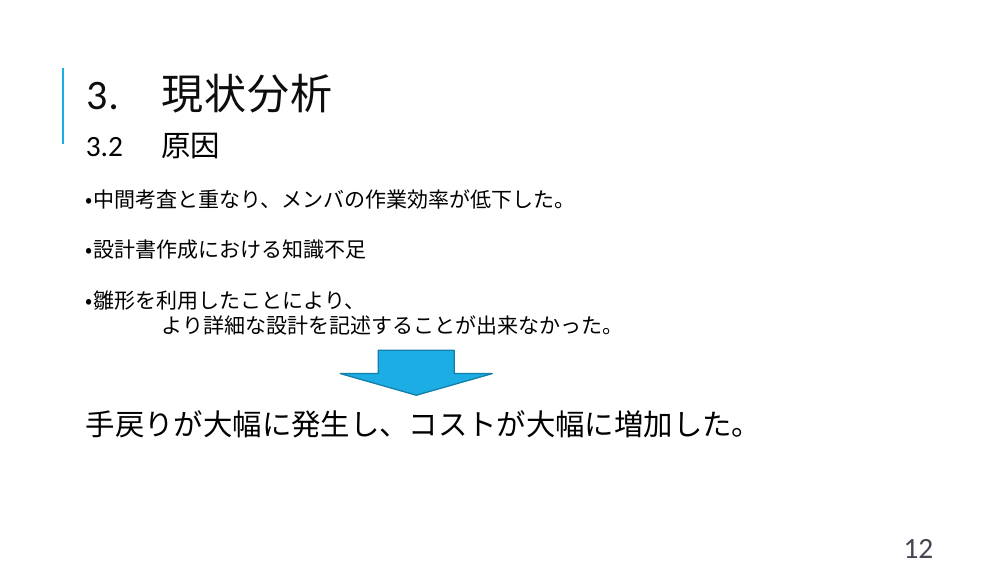
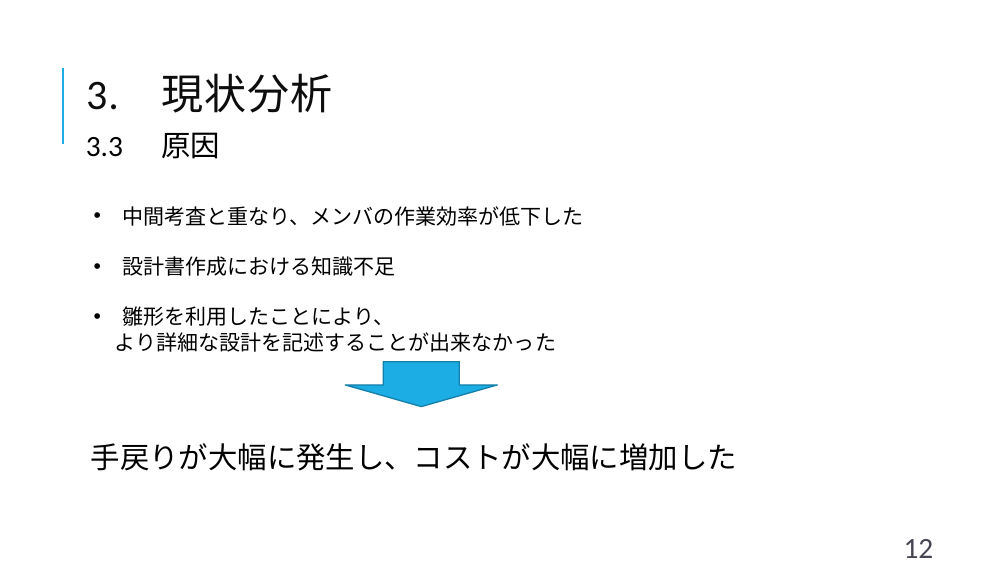
Before and after one commit to shimoda-a/pmpractice, a slide deck: slide 12 of yabuki-a/PM演習矢吹a/PM演習_中間報告_矢吹研A班.pptx. Drawn at 1008x567 pixels with LibreOffice and Linux fonts; fonts in the diff are those of the drawing. Boxes give left, top, right and bottom in pixels: in the first picture for what was removed or moved away, otherwise in the second. Text is boxed around its words. In the diff, an @@ line names an element or a change of style, - is before the commit and + after.

Commit message:
中間報告、管理ツール、表紙

```diff
--- a/yabuki-a/PM演習矢吹a/PM演習_中間報告_矢吹研A班.pptx
+++ b/yabuki-a/PM演習矢吹a/PM演習_中間報告_矢吹研A班.pptx
@@ text at <box>86,132,220,159</box>: text changed @@
-3.2 原因
+3.3 原因
@@ text at <box>115,206,584,352</box>: text changed @@
-・中間考査と重なり、メンバの作業効率が低下した。
-・設計書作成における知識不足
-・雛形を利用したことにより、
-より詳細な設計を記述することが出来なかった。
+• 中間考査と重なり、メンバの作業効率が低下した
+• 設計書作成における知識不足
+• 雛形を利用したことにより、
+より詳細な設計を記述することが出来なかった
@@ right arrow: place and size @@
-right arrow at <box>340,351,492,395</box>
+right arrow at <box>346,362,498,407</box>
@@ text at <box>91,443,737,471</box>: text changed @@
-手戻りが大幅に発生し、コストが大幅に増加した。
+手戻りが大幅に発生し、コストが大幅に増加した
```
Also in this commit, not shown: 10 other slides changed, 2 slides added, 1 slide removed, 2 other files.
